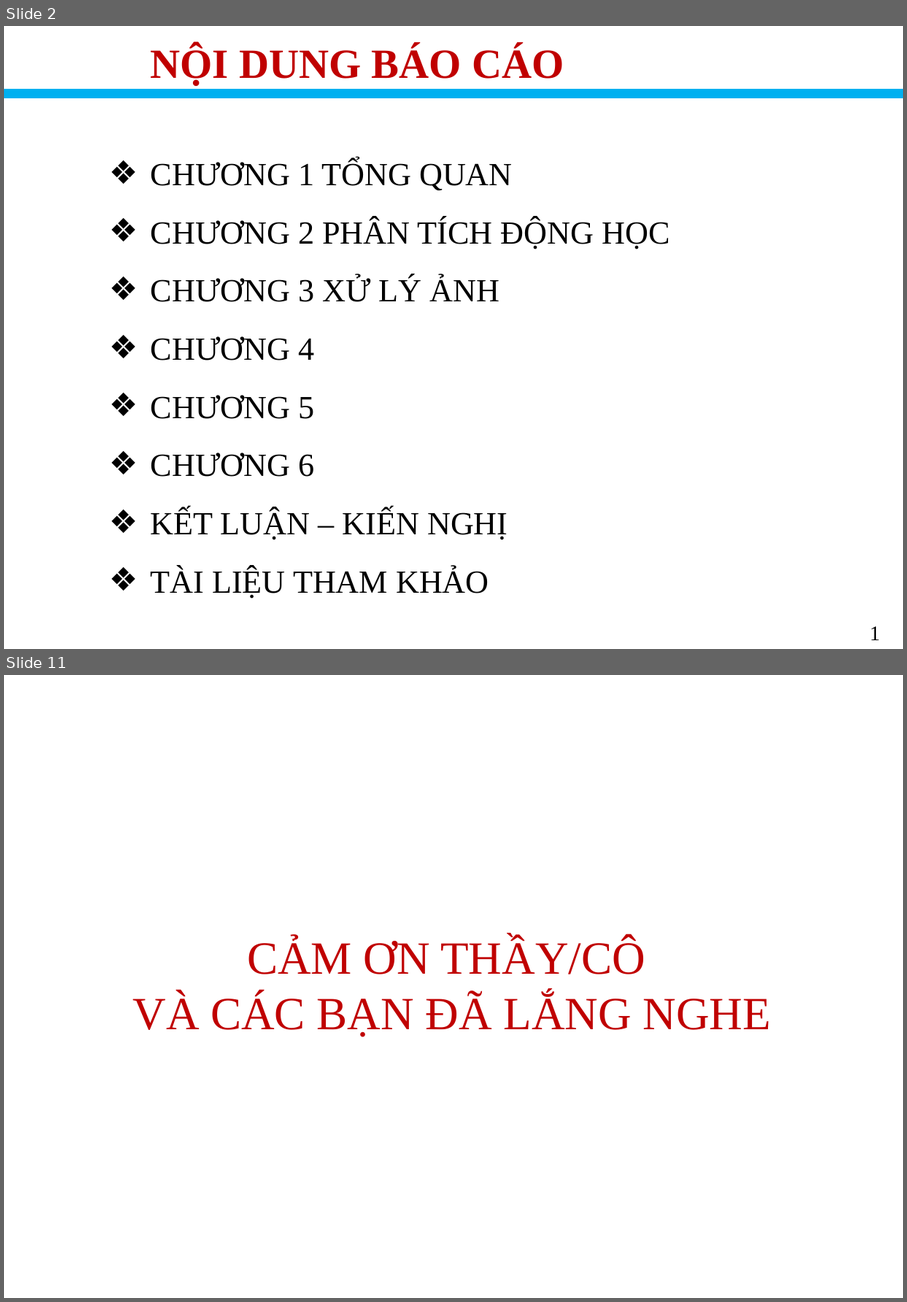
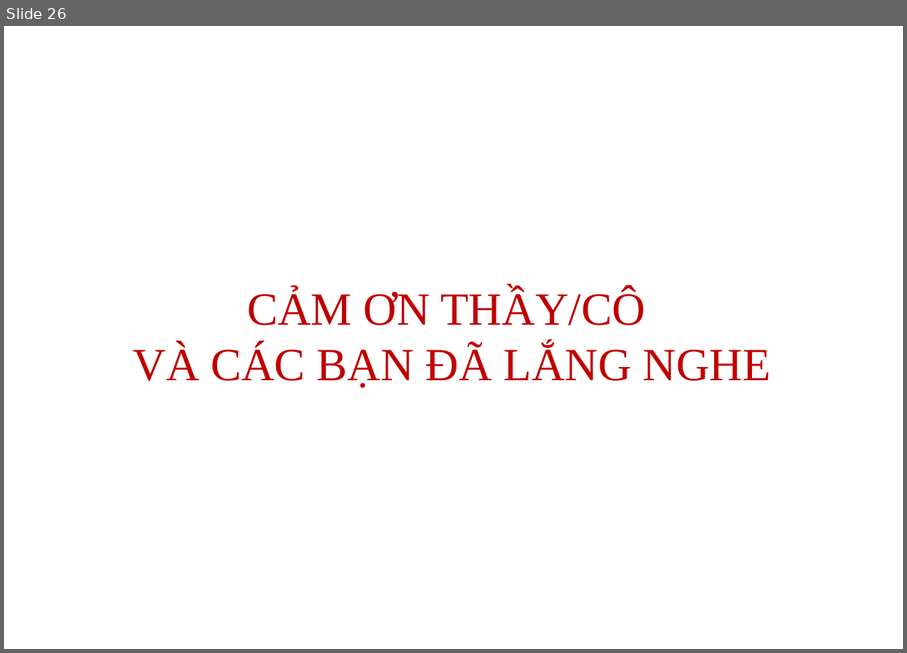
Before and after one commit to ruibi2204/Do_an_Delta.Robot_Dang_Rui_Bi, a slide deck: Thuyết minh _ Trình bày/Trình bày.pptx. Shown one above the other, each under a label of ours: slides 2 and 11 before the commit, slide 26 after it; the slides between them are not shown. The pictures are 907x1302 and 907x653 pixels, drawn with LibreOffice and Linux fonts; fonts in the diff are those of the drawing; background and template pictures are left out. Boxes give left, top, right and bottom in pixels: in the first picture for what was removed or moved away, otherwise in the second. Text is boxed around its words. In the diff, an @@ line names an element or a change of style, - is before the commit and + after.

```diff
--- a/Thuyết minh _ Trình bày/Trình bày.pptx
+++ b/Thuyết minh _ Trình bày/Trình bày.pptx
@@ slide 2 removed at (4,26,903,649), background #FFFFFF @@
@@ text removed at (151,46,564,86) @@
-NỘI DUNG BÁO CÁO
@@ line removed from (4, 93) to (903, 93) @@
@@ text removed at (151,160,670,598) @@
-❖ CHƯƠNG 1 TỔNG QUAN
-❖ CHƯƠNG 2 PHÂN TÍCH ĐỘNG HỌC
-❖ CHƯƠNG 3 XỬ LÝ ẢNH
-❖ CHƯƠNG 4
-❖ CHƯƠNG 5
-❖ CHƯƠNG 6
-❖ KẾT LUẬN – KIẾN NGHỊ
-❖ TÀI LIỆU THAM KHẢO
@@ text removed at (870,626,880,640) @@
-1
@@ what was slide 11 is now slide 26 @@
```
Also in this commit, not shown: 2 slides changed, 23 slides added, 9 other slides removed, 13 other files.
